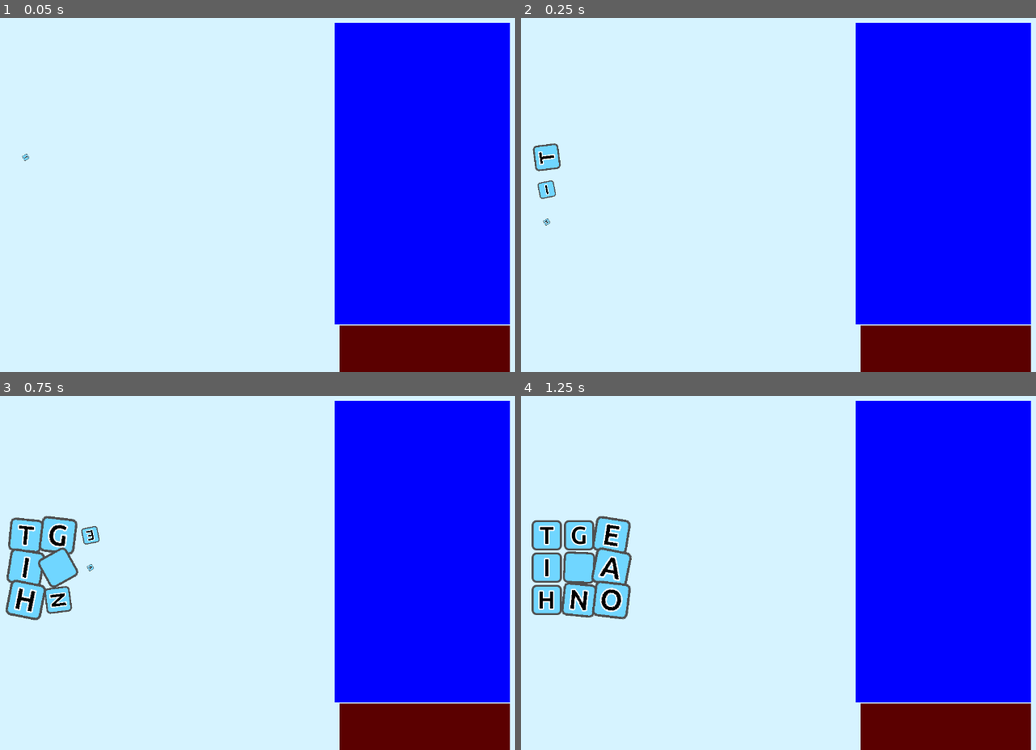
Above: before the commit, frames 1-4 (two rows, left to right).
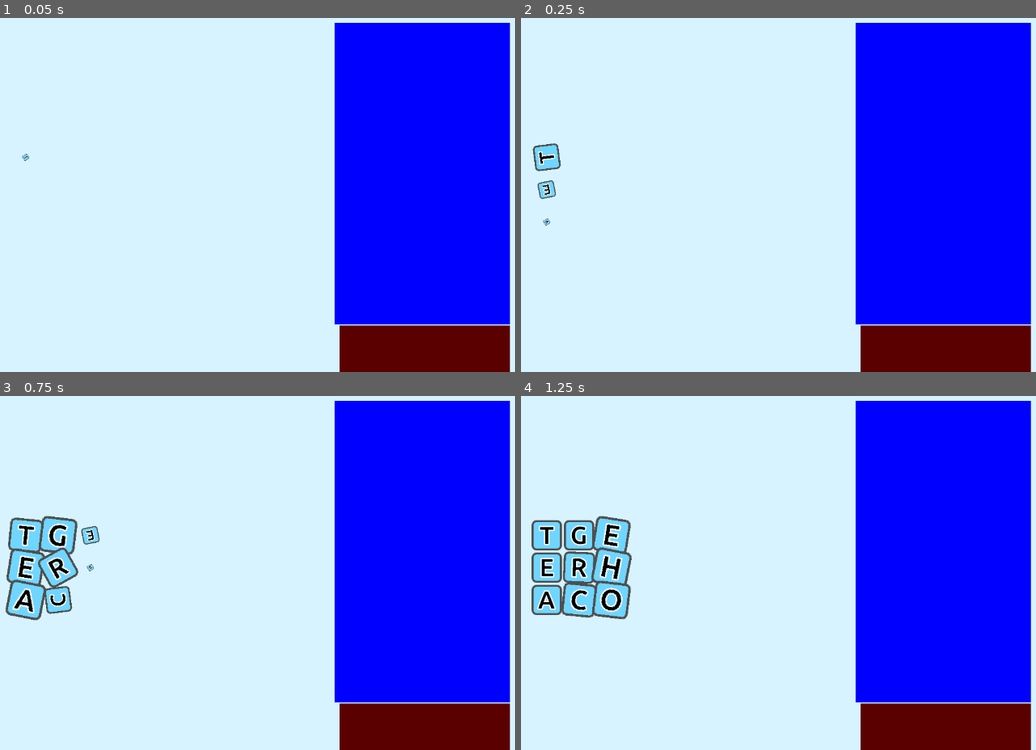
Above: after the commit, the same moments.

Repository: daoudclarke/word-search-extreme
Game: Godot game, scene res://word_search.tscn
Same seed, same stepped clock (60 frames per second), same inputs: the game is played once before the commit and once after it.
Inputs:
- Up to frame 1 (0.05 s): no input
- Up to frame 2 (0.25 s): no input
- Up to frame 3 (0.75 s): tap Enter at 0.5, 0.6 s
- Up to frame 4 (1.25 s): no input

Frame 1 is identical in both runs. In frame 2, less than 0.1% of the frame differs, in the area x 3-6%, y 46-58%; in frame 3, 0.7%; in frame 4, 0.8%, in the area x 3-20%, y 44-61%.

Commit message:
WIP: implement depth first search

Diff:
--- a/word_search.gd
+++ b/word_search.gd
@@ -5,32 +5,50 @@
 var word: String = ""
 
 var cells = {}
+var cell_letters = {}
 
 const SIZE = Vector2i(11, 11)
 
 var just = [1.0, 9.0/8.0, 5.0/4.0, 4.0/3.0, 3.0/2.0, 5.0/3.0, 15.0/8.0, 2.0]
-var pitches = [0, 2, 4, 1, 3, 5, 2, 4, 6, 3, 5, 7, 4, 6, 8]
+var pitches = [0, 2, 4, 1, 3, 5, 2, 4, 6, 3, 5, 7, 4, 6, 8, 5, 7, 9]
 
 var dictionary: Dictionary = {}
 var letter_sequences = []
+var big_words = []
 
 
 # Called when the node enters the scene tree for the first time.
 func _ready() -> void:
-	var delay = 0.0
-	var pitch = 0
-	for i in range((SIZE.x - 1) / 2 - 1, (SIZE.x - 1) / 2 + 2):
-		for j in range((SIZE.y - 1) / 2 - 1, (SIZE.y - 1) / 2 + 2):
-			new_letter(Vector2i(i, j), delay, pitches[pitch])
-			delay += 0.1
-			pitch += 1
-
-	print("Cells", cells)
-
 	var file = FileAccess.open("res://sowpods.txt", FileAccess.READ)
 	while not file.eof_reached():
 		var line = file.get_line()
 		dictionary[line] = null
+		if len(line) == 9:
+			big_words.append(line)
+
+	var start_word = big_words[randi_range(0, len(big_words) - 1)]
+
+	var letter_index = {"": []}
+	for j in range((SIZE.x - 1) / 2 - 1, (SIZE.x - 1) / 2 + 2):
+		for k in range((SIZE.y - 1) / 2 - 1, (SIZE.y - 1) / 2 + 2):
+			letter_index[""].append(Vector2i(j, k))
+
+	var sequences = get_letter_sequences(start_word, letter_index, 1)
+	sequences.shuffle()
+
+	var i = 0
+	for location in sequences[0]:
+		cell_letters[location] = start_word[i]
+		i += 1
+
+	var delay = 0.0
+	var count = 0
+	for j in range((SIZE.x - 1) / 2 - 1, (SIZE.x - 1) / 2 + 2):
+		for k in range((SIZE.y - 1) / 2 - 1, (SIZE.y - 1) / 2 + 2):
+			new_letter(Vector2i(j, k), delay, pitches[count % len(pitches)])
+			delay += 0.1
+			count += 1
+
 
 	#for key in cells:
 		#var i = key.x
@@ -62,14 +80,13 @@
 
 	letter.play_note_delayed(pitch, delay)
 
-	if location in WILDCARD_LOCATIONS:
-		print("Wildcard", location)
-		letter.set_letter("")
+	if location in cell_letters:
+		letter.set_letter(cell_letters[location])
 
 	if letter.letter in letters:
-		letters[letter.letter].append(letter)
+		letters[letter.letter].append(location)
 	else:
-		letters[letter.letter] = [letter]
+		letters[letter.letter] = [location]
 	cells[location] = letter
 
 
@@ -83,14 +100,12 @@
 	Vector2i(0, -1), Vector2i(0, 1),
 	Vector2i(1, -1), Vector2i(1, 0), Vector2i(1, 1)]
 
-func get_neighbours(location: Vector2i) -> Array[Letter]:
-	var neighbours: Array[Letter] = []
+
+func get_neighbours(location: Vector2i) -> Array[Vector2i]:
+	var neighbours: Array[Vector2i] = []
 	for relative in RELATIVES:
 		var new_key = location + relative
-		print("New key",location, new_key)
-		if new_key in cells:
-			neighbours.append(cells[new_key])
-	print("Found neighbours", neighbours)
+		neighbours.append(new_key)
 	return neighbours
 
 
@@ -105,27 +120,7 @@
 		if event.keycode == KEY_BACKSPACE:
 			word = word.substr(0, len(word) - 1)
 		elif event.keycode == KEY_ENTER:
-			if len(letter_sequences) > 0 and word in dictionary:
-				$FoundWords.text += word + "\n"
-
-				letter_sequences.shuffle()
-				var pitch = 0
-				var delay = 0.0
-				for sequence in letter_sequences:
-					var i = 0
-					for letter: Letter in sequence:
-						if letter.used_status == 0:
-							letter.set_used_status(1)
-							for relative in RELATIVES:
-								var new_key = letter.location + relative
-								if new_key not in cells and new_key.x >= 0 and new_key.y >= 0 and new_key.x < SIZE.x and new_key.y < SIZE.y:
-									new_letter(new_key, delay, pitches[pitch])
-									pitch += 1
-									delay += 0.1
-						if letter.letter == "":
-							letter.set_letter(word[i])
-							i += 1
-
+				update_with_word(word, letter_sequences)
 				word = ""
 				$Word.text = word
 				return
@@ -137,31 +132,7 @@
 		if len(word) == 0:
 			return
 
-		if word[0] not in letters:
-			return
-
-		var letters = letters[word[0]]
-		letter_sequences = []
-		for letter in letters:
-			letter_sequences.append([letter])
-
-		for c in word.substr(1):
-			var new_letter_sequences = []
-			for letter_sequence in letter_sequences:
-				var current: Letter = letter_sequence[-1]
-				var valid_neighbours = []
-				for neighbour in get_neighbours(current.location):
-					if neighbour.letter == c or neighbour.letter == "":
-						var dup = false
-						for letter in letter_sequence:
-							if letter == neighbour:
-								dup = true
-						#var dup = neighbour in letter_sequence
-						if not dup:
-							var new_letter_sequence = letter_sequence.duplicate()
-							new_letter_sequence.append(neighbour)
-							new_letter_sequences.append(new_letter_sequence)
-			letter_sequences = new_letter_sequences
+		letter_sequences = get_letter_sequences(word, letters, 10)
 
 		if len(letter_sequences) > 0:
 			var pitch = len(word) - 1
@@ -180,3 +151,106 @@
 					letter.set_status(2)
 				else:
 					letter.set_status(1)
+
+
+func get_letter_sequences(word: String, letter_index: Dictionary, max_sequences: int) -> Array:
+	var sequences = []
+	var indexes = [0]
+	var sequence = []
+
+	var word_letters = []
+	for i in range(len(word)):
+		word_letters.append(letter_index.get(word[i], []) + letter_index.get("", []))
+
+	while true:
+		var i = len(indexes) - 1
+		var letter = word[i]
+		var letter_locations = word_letters[i]
+		var new_letter_location = letter_locations[indexes[i]]
+		var skip = false
+		var found = false
+		if i > 0:
+			var old_letter_location = sequence[len(sequence) - 1]
+			var neighbours = get_neighbours(old_letter_location)
+			if new_letter_location in neighbours:
+				sequence.append(new_letter_location)
+				found = true
+			if not found:
+				skip = true
+		else:
+			sequence.append(new_letter_location)
+			indexes.append(0)
+
+		if len(sequence) == len(word):
+			# We have completed a sequence
+			sequences.append(sequence.duplicate())
+			indexes.pop_back()
+			skip = true
+			if len(sequences) >= max_sequences:
+				break
+		if skip:
+			indexes[-1] += 1
+			if len(indexes) == 0:
+				break
+			while indexes[-1] >= len(word_letters[len(indexes) - 1]):
+				indexes.pop_back()
+				sequence.pop_back()
+				indexes[-1] += 1
+
+	print("Found sequences", sequences)
+	return sequences
+
+#func get_letter_sequences_old(word: String, letter_index: Dictionary) -> Array:
+	#var word_letters
+	#if word[0] in letter_index:
+		#word_letters = letter_index[word[0]] + letter_index[""]
+	#else:
+		#word_letters = letter_index[""]
+#
+	#var sequences = []
+	#for letter in word_letters:
+		#sequences.append([letter])
+	#
+	#print("Letter sequences", sequences)
+	#for c in word.substr(1):
+		#var new_letter_sequences = []
+		#for letter_sequence in sequences:
+			#var current: Letter = letter_sequence[-1]
+			#var valid_neighbours = []
+			#for neighbour in get_neighbours(current.location, cell_index):
+				#if neighbour.letter == c or neighbour.letter == "":
+					#var dup = false
+					#for letter in letter_sequence:
+						#if letter == neighbour:
+							#dup = true
+					##var dup = neighbour in letter_sequence
+					#if not dup:
+						#var new_letter_sequence = letter_sequence.duplicate()
+						#new_letter_sequence.append(neighbour)
+						#new_letter_sequences.append(new_letter_sequence)
+		#sequences = new_letter_sequences
+	#return sequences
+
+
+
+func update_with_word(word: String, letter_sequences: Array):
+	if len(letter_sequences) > 0 and word in dictionary:
+		$FoundWords.text += word + "\n"
+
+		letter_sequences.shuffle()
+		var pitch = 0
+		var delay = 0.0
+		for sequence in letter_sequences:
+			var i = 0
+			for letter: Letter in sequence:
+				if letter.used_status == 0:
+					letter.set_used_status(1)
+					for relative in RELATIVES:
+						var new_key = letter.location + relative
+						if new_key not in cells and new_key.x >= 0 and new_key.y >= 0 and new_key.x < SIZE.x and new_key.y < SIZE.y:
+							new_letter(new_key, delay, pitches[pitch % len(pitches)])
+							pitch += 1
+							delay += 0.1
+				if letter.letter == "":
+					letter.set_letter(word[i])
+					i += 1
